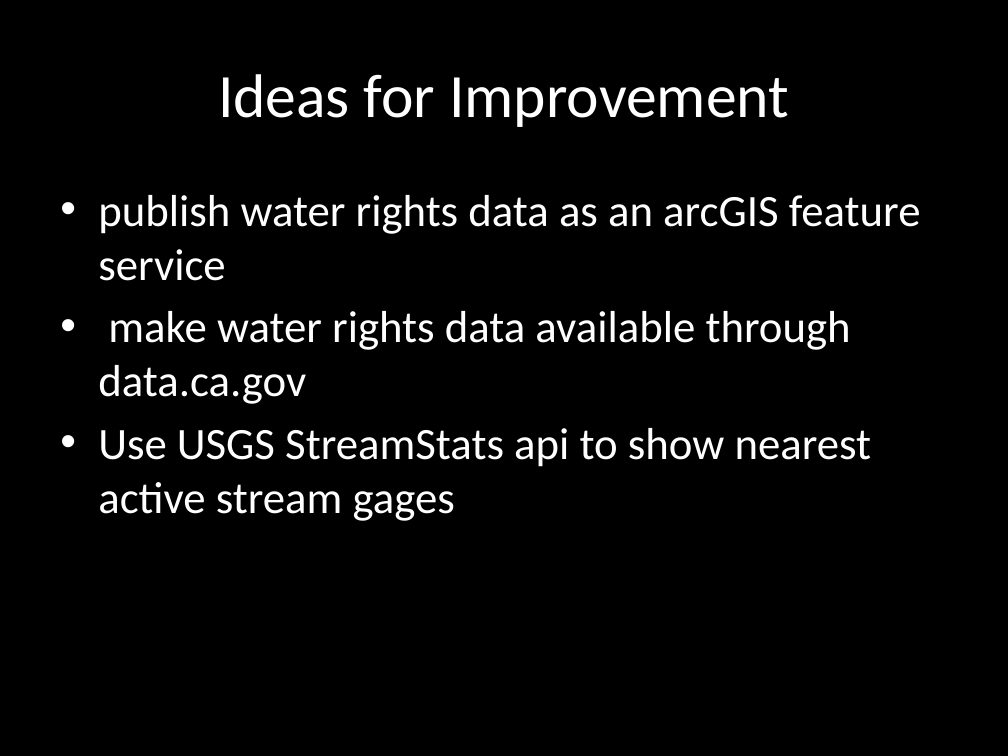
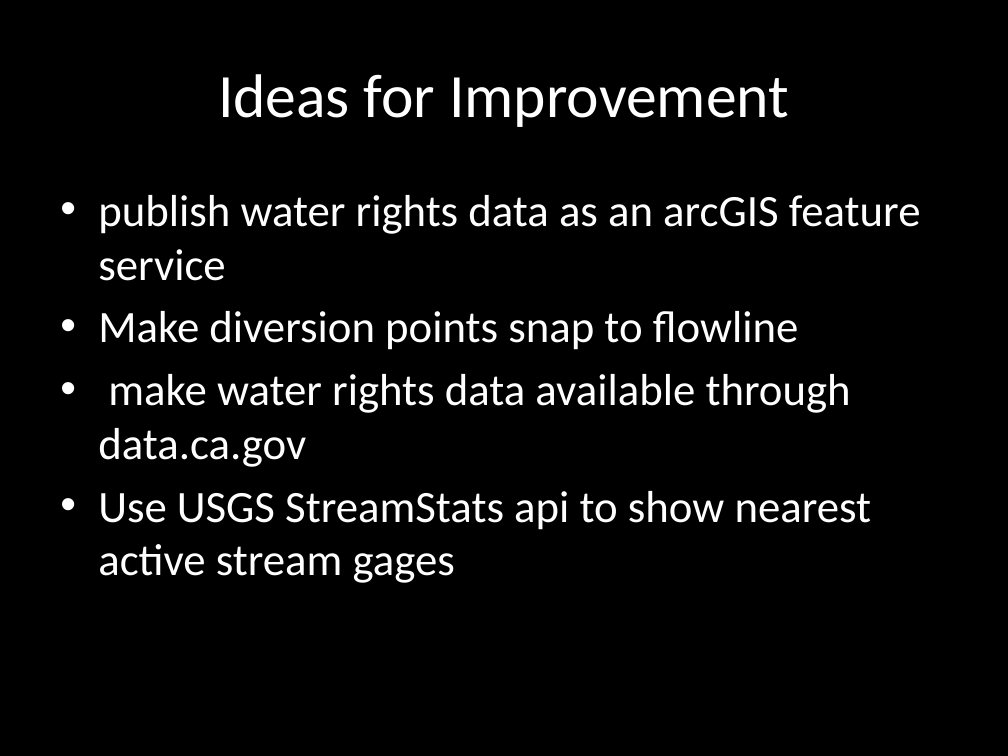
Before and after one commit to kyliepace/waterChallenge, a slide deck: slide 4 of presentation.pptx. Drawn at 1008x756 pixels with LibreOffice and Linux fonts; fonts in the diff are those of the drawing. Boxes give left, top, right and bottom in pixels: in the first picture for what was removed or moved away, otherwise in the second. Text is boxed around its words. In the diff, an @@ line names an element or a change of style, - is before the commit and + after.

```diff
--- a/presentation.pptx
+++ b/presentation.pptx
@@ text at [98, 311, 799, 350]: paragraph added @@
+• Make diversion points snap to flowline
```
Also in this commit, not shown: 3 other files.
